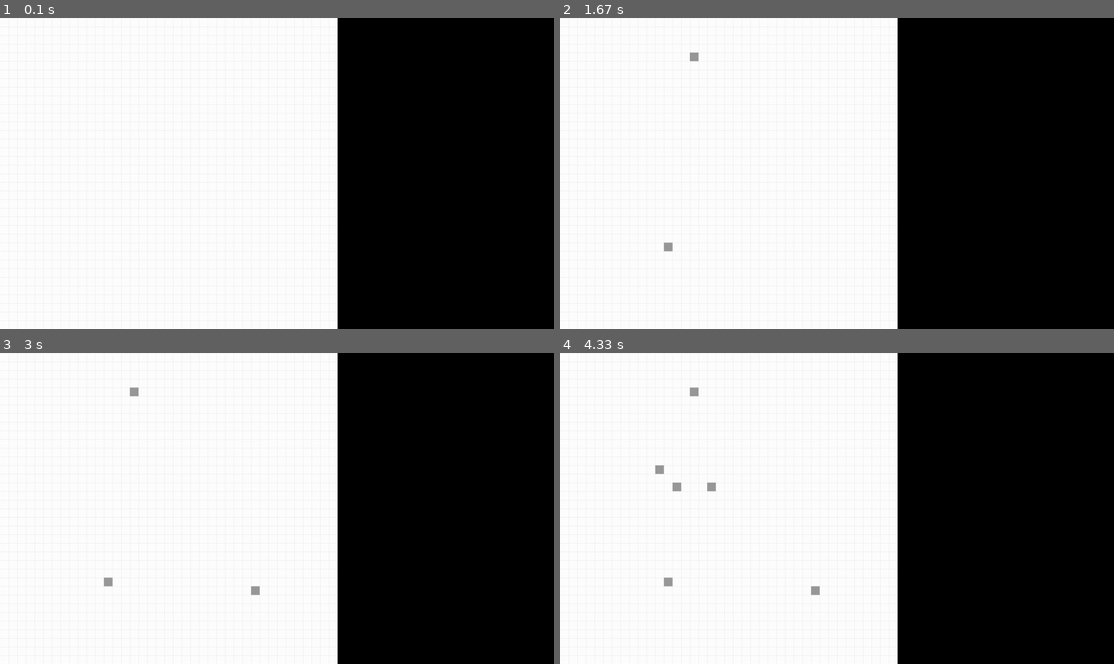
Above: before the commit, frames 1-4 (two rows, left to right).
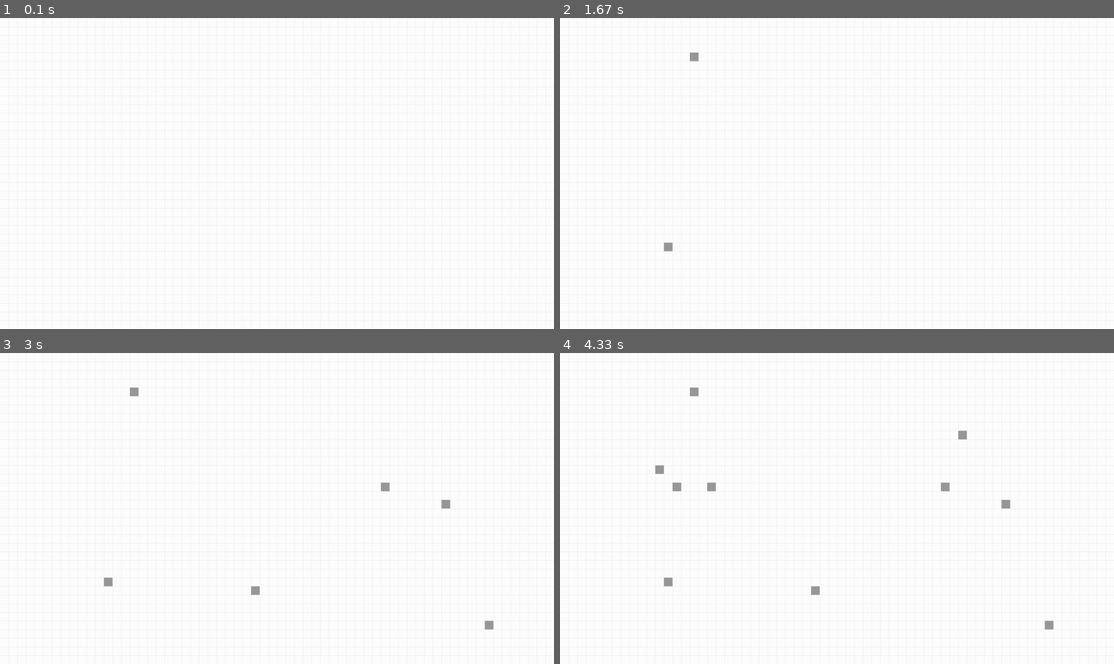
Above: after the commit, the same moments.

Repository: SchArthur/py_game_of_life
Game: pygame game, started from life.py
The game is run twice, just before and just after one commit, with the same random seed, the same clock (stepped at 60 frames per second) and the same inputs.
Inputs (mouse positions are in pixels of both pictures, inside the frame that each line leads up to):
- Up to frame 1 (0.1 s): no input
- Up to frame 2 (1.67 s): click (837, 173) at 0.38 s; tap Space at 0.67 s; click (665, 245) at 1.05 s; click (692, 58) at 1.38 s
- Up to frame 3 (3 s): click (249, 589) at 1.72 s; click (487, 626) at 2.05 s; click (387, 483) at 2.38 s; click (448, 502) at 2.72 s
- Up to frame 4 (4.33 s): click (665, 468) at 3.05 s; click (958, 430) at 3.38 s; click (676, 489) at 3.72 s; click (715, 483) at 4.05 s

The runs differ from the first frame. In frame 1, 39% of the frame differs, in the area x 60-100%, y 0-100%; in frame 2, 39%; in frame 3, 39%; in frame 4, 39%.

Commit message:
fix screen width

Diff:
--- a/life.py
+++ b/life.py
@@ -9,7 +9,7 @@
 A -> avance d'une frame
 """
 
-menu_width = 500
+menu_width = 0
 
 class newGame:
     def __init__(self, gameSpeed = 100) -> None:
